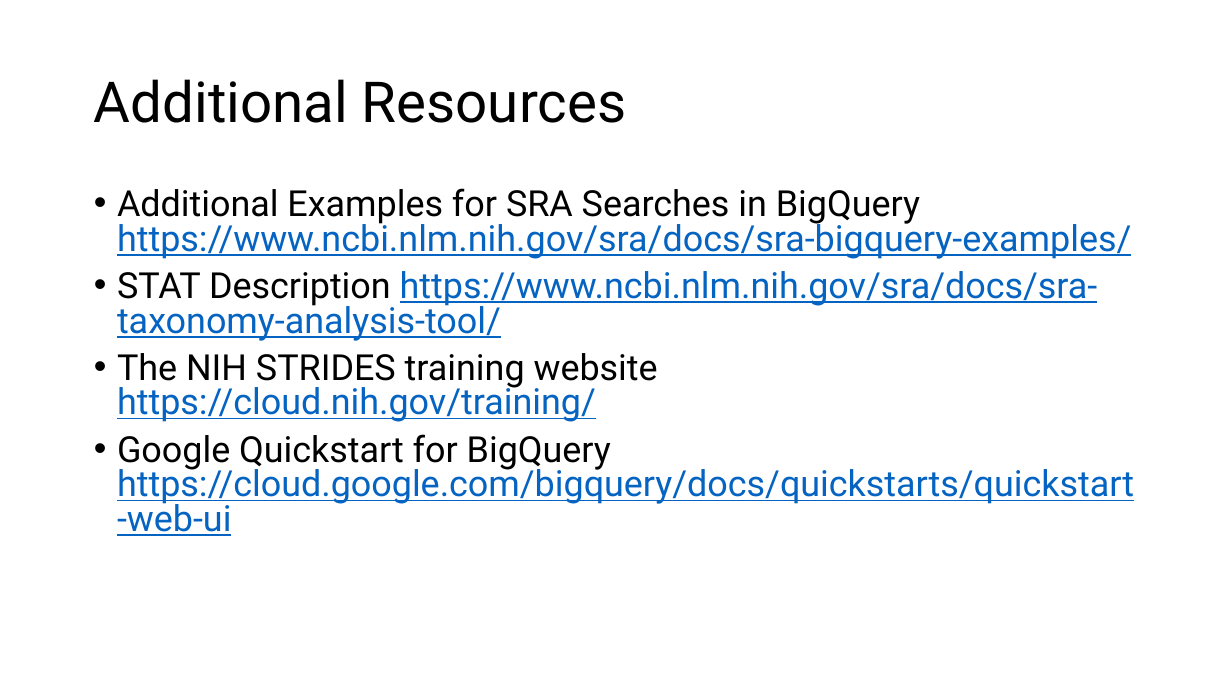
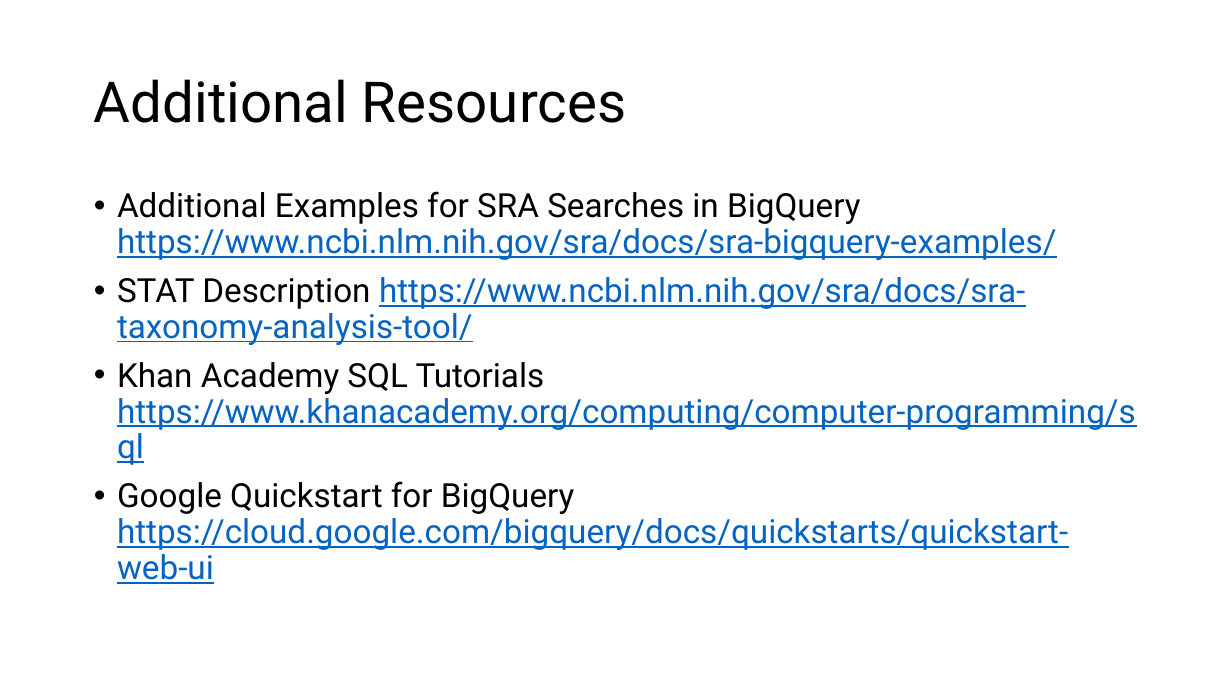
Before and after one commit to ncbi/ASHG-Workshop-2021, a slide deck: slide 14 of Interactive_ASHG.pptx (slide 15 before the commit). Drawn at 1232x693 pixels with LibreOffice and Linux fonts; fonts in the diff are those of the drawing; background and template pictures are left out. Boxes give left, top, right and bottom in pixels: in the first picture for what was removed or moved away, otherwise in the second. Text is boxed around its words. In the diff, an @@ line names an element or a change of style, - is before the commit and + after.

```diff
--- a/Interactive_ASHG.pptx
+++ b/Interactive_ASHG.pptx
@@ text at <box>117,191,1068,584</box>: size 28 to 25.9 pt in "Additional Examples for SRA Searches in BigQuery ...", "STAT Description https://www.ncbi.nlm.nih.gov/sra/docs/sra-t ...", "Google Quickstart for BigQuery https://cloud.google.com/bigq ..."; line spacing 0.8 to 0.9 @@
@@ text at <box>117,362,1136,430</box>: text changed; size 28 to 25.9 pt @@
-• The NIH STRIDES training website https://cloud.nih.gov/training/
+• Khan Academy SQL Tutorials https://www.khanacademy.org/computing/computer-programming/sql
```
Also in this commit, not shown: 2 slides removed.
